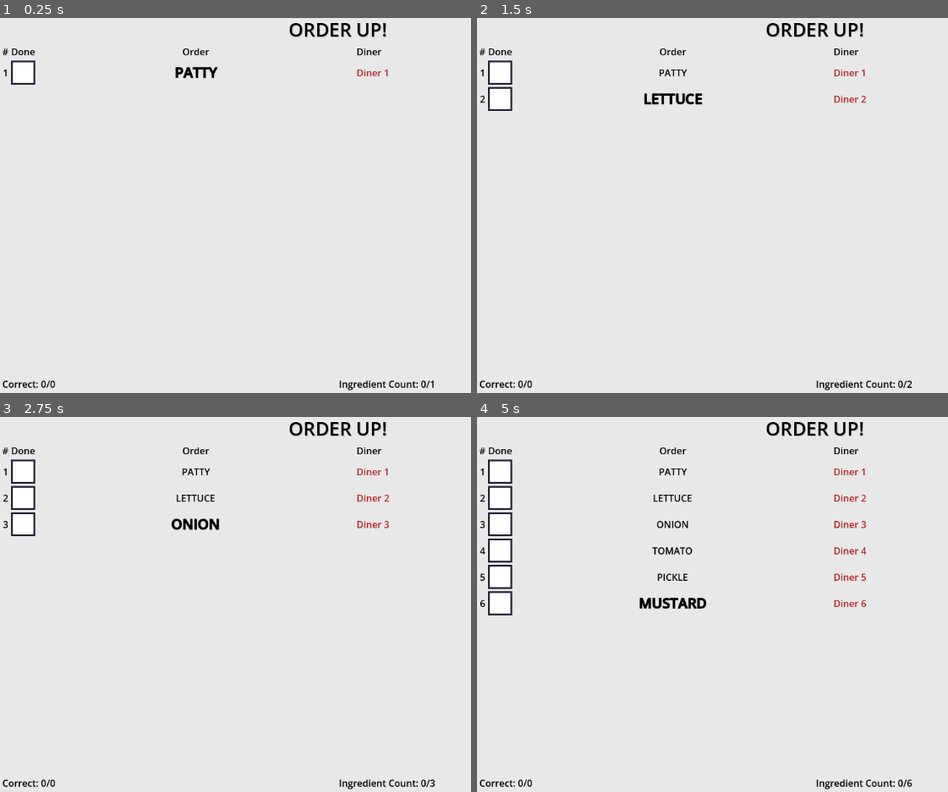
Above: before the commit, frames 1-4 (two rows, left to right).
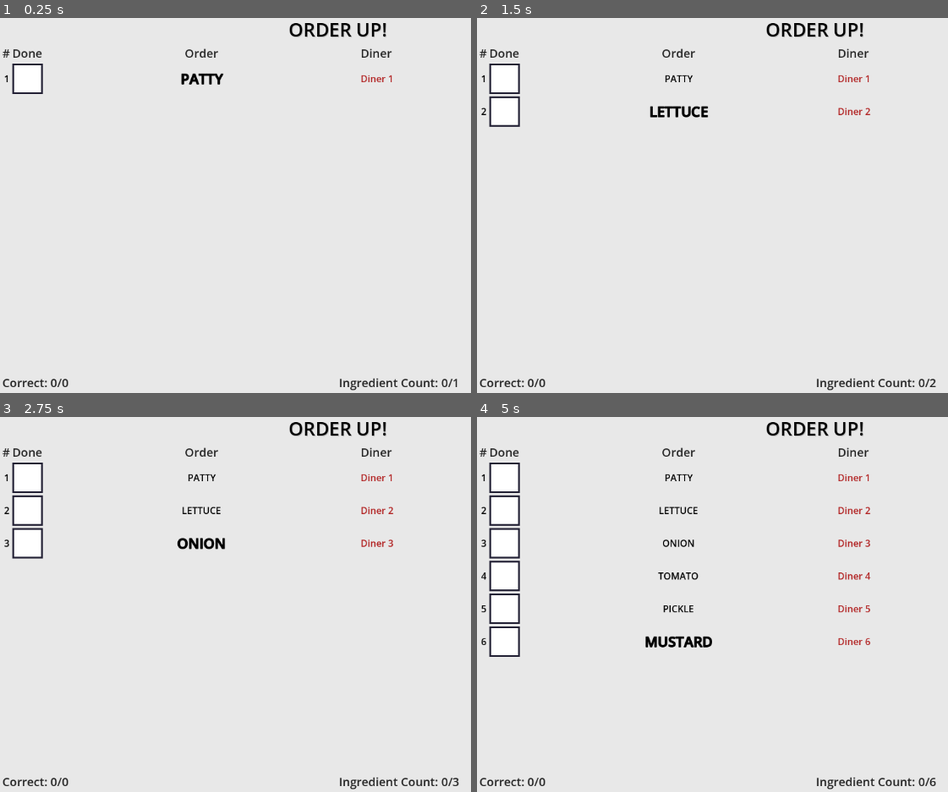
Above: after the commit, the same moments.

Repository: DanielChapin/Burgerception
Game: Godot game, scene res://test/order_up_ticket/TestOrderPushAndFinalize.tscn
The game is run twice, just before and just after one commit, with the same random seed, the same clock (stepped at 60 frames per second) and the same inputs. The project has no main scene, so this scene is started directly.
Inputs (mouse positions are in pixels of both pictures, inside the frame that each line leads up to):
- Up to frame 1 (0.25 s): no input
- Up to frame 2 (1.5 s): tap Enter at 0.5 s; move the mouse to (outside the picture) at 0.52 s; hold Shift 0.53-1.25 s; click (outside the picture) at 0.67 s; tap Space at 1.25 s; drag from (679, 220) to (783, 280) at 1.27 s
- Up to frame 3 (2.75 s): move the mouse to (405, 518) at 2.02 s; tap Ctrl at 2.1 s; click (405, 518) at 2.17 s
- Up to frame 4 (5 s): tap Enter at 2.75, 4.25 s; drag from (783, 679) to (613, 544) at 2.77 s; tap Space at 3.5 s; move the mouse to (outside the picture) at 3.52 s; tap Alt at 3.6 s; click (outside the picture) at 3.67 s; drag from (613, 544) to (712, 507) at 4.27 s

The runs differ from the first frame. In frame 1, 1.6% of the frame differs, in the area x 0-98%, y 8-100%; in frame 2, 2.3%; in frame 3, 2.9%; in frame 4, 4.7%.

Commit message:
Simple twitch integrated order up demo

Diff:
--- a/app/model/diner.gd
+++ b/app/model/diner.gd
@@ -1,10 +1,10 @@
 class_name Diner
 
-var user_id: int
+var user_id: String
 var user_name: String
 var user_color: Color
 
-func _init(_user_id: int, _user_name: String, _user_color: Color) -> void:
+func _init(_user_id: String, _user_name: String, _user_color: Color) -> void:
 	user_id = _user_id
 	user_name = _user_name
 	user_color = _user_color
--- a/app/model/ingredient.gd
+++ b/app/model/ingredient.gd
@@ -13,28 +13,33 @@
 	KETCHUP,
 }
 
+const READABLE_NAME: Dictionary[Kind, String] = {
+	Kind.PATTY: &"Patty",
+	Kind.LETTUCE: &"Lettuce",
+	Kind.ONION: &"Onion",
+	Kind.TOMATO: &"Tomato",
+	Kind.PICKLE: &"Pickle",
+	Kind.MUSTARD: &"Mustard",
+	Kind.BACON: &"Bacon",
+	Kind.SECRET_SAUCE: &"Secret Sauce",
+	Kind.CHEESE: &"Cheese",
+	Kind.KETCHUP: &"Ketchup",
+}
+
+static func make_readable_key(val: String) -> String:
+	return val.remove_chars(" \t").to_lower()
+
+static var FROM_READABLE_NAME: Dictionary = (func():
+	var inv = {}
+	for kind in READABLE_NAME.keys():
+		var name = READABLE_NAME[kind]
+		var name_simpl = make_readable_key(name)
+		inv[name_simpl] = kind
+	return inv
+	).call()
+
 static func readable_name(kind: Kind) -> StringName:
-	match kind:
-		Kind.PATTY:
-			return &"Patty"
-		Kind.LETTUCE:
-			return &"Lettuce"
-		Kind.ONION:
-			return &"Onion"
-		Kind.TOMATO:
-			return &"Tomato"
-		Kind.PICKLE:
-			return &"Pickle"
-		Kind.MUSTARD:
-			return &"Mustard"
-		Kind.BACON:
-			return &"Bacon"
-		Kind.SECRET_SAUCE:
-			return &"Secret Sauce"
-		Kind.CHEESE:
-			return &"Cheese"
-		Kind.KETCHUP:
-			return &"Ketchup"
-		_:
-			printerr("UNKNOWN Ingredient.Kind:", kind)
-			return &"???"
+	return READABLE_NAME.get(kind)
+
+static func from_readable(val: String) -> Variant:
+	return FROM_READABLE_NAME.get(make_readable_key(val))
--- /dev/null
+++ b/app/scenes/twitch/IngredientCommandHandler.tscn
@@ -0,0 +1,11 @@
+[gd_scene format=3 uid="uid://cr40mc8n5qal3"]
+
+[ext_resource type="Script" uid="uid://p3mqgwa0s11y" path="res://scenes/twitch/ingredient_command_handler.gd" id="1_bvlkp"]
+
+[node name="IngredientCommandHandler" type="Node" unique_id=284005286]
+script = ExtResource("1_bvlkp")
+regex_to_listen = "^YEP (.+)$"
+case_insensitive = false
+metadata/_custom_type_script = "uid://b374x1qdwge7q"
+
+[connection signal="command_received" from="." to="." method="_on_command_received"]
--- /dev/null
+++ b/app/scenes/twitch/ingredient_command_handler.gd
@@ -0,0 +1,21 @@
+@tool
+class_name IngredientCommandHandler
+extends TwitchCommandRegex
+
+signal _on_user_order_received(entry: OrderEntry)
+
+func _ready():
+	print(eventsub)
+
+# TODO: This needs to use the game settings for prefixing when implemented.
+
+func _on_command_received(_from_username: String, info: TwitchCommandInfo, args: PackedStringArray) -> void:
+	var user_input := args.get(1)
+	var ingredient = Ingredient.from_readable(user_input)
+
+	if ingredient != null and info.original_message is TwitchChatMessage:
+		var message: TwitchChatMessage = info.original_message
+		var diner := Diner.new(info.user_id, message.chatter_user_name, message.color)
+		var entry := OrderEntry.new(ingredient, diner)
+
+		_on_user_order_received.emit(entry)
--- a/app/scenes/ui/OrderUpTicket/IngredientLabel.tscn
+++ b/app/scenes/ui/OrderUpTicket/IngredientLabel.tscn
@@ -5,5 +5,6 @@
 [node name="IngredientLabel" type="Label" unique_id=389377557]
 theme_override_colors/font_color = Color(0, 0, 0, 1)
 horizontal_alignment = 1
+text_overrun_behavior = 1
 uppercase = true
 script = ExtResource("1_r6w4g")
--- a/app/scenes/ui/OrderUpTicket/ticket_header_settings.tres
+++ b/app/scenes/ui/OrderUpTicket/ticket_header_settings.tres
@@ -2,5 +2,6 @@
 
 [resource]
 line_spacing = 0.0
-font_color = Color(0, 0, 0, 1)
+font_size = 20
+font_color = Color(0.13682577, 0.13682574, 0.13682571, 1)
 outline_color = Color(0, 0, 0, 1)
--- /dev/null
+++ b/app/test/integration/ChatOrderUp/ChatOrderUpTest.tscn
@@ -0,0 +1,71 @@
+[gd_scene format=3 uid="uid://cbjoiygcewbtl"]
+
+[ext_resource type="Script" uid="uid://cbr250gwd78be" path="res://test/integration/ChatOrderUp/chat_order_up_test.gd" id="1_4qj5q"]
+[ext_resource type="PackedScene" uid="uid://mrvnk7f0k7mp" path="res://scenes/ui/OrderUpTicket/OrderUpTicket.tscn" id="2_sdigy"]
+[ext_resource type="PackedScene" uid="uid://1hc5l4pos2og" path="res://scenes/twitch/TwitchWrapper.tscn" id="3_dtjj1"]
+[ext_resource type="PackedScene" uid="uid://cr40mc8n5qal3" path="res://scenes/twitch/IngredientCommandHandler.tscn" id="4_3tlai"]
+[ext_resource type="Script" uid="uid://blmhj3j00yk45" path="res://addons/twitcher/eventsub/twitch_eventsub.gd" id="4_63sog"]
+[ext_resource type="Script" uid="uid://dcq1bvfrqimqq" path="res://addons/twitcher/chat/twitch_chat.gd" id="5_sdigy"]
+[ext_resource type="Script" uid="uid://cw30cwveway65" path="res://addons/twitcher/generated/twitch_api.gd" id="5_uib1p"]
+[ext_resource type="Resource" uid="uid://dik3ngniojkam" path="res://twitch_oauth_token.tres" id="6_77pqu"]
+[ext_resource type="Resource" uid="uid://d0cdc1wyankdb" path="res://twitch_oauth_setting.tres" id="7_dnrqv"]
+[ext_resource type="Script" uid="uid://iv0mgv0lu8b0" path="res://addons/twitcher/auth/twitch_auth.gd" id="8_dc2yy"]
+[ext_resource type="Resource" uid="uid://bboxhfs3gfklb" path="res://oauth_scopes.tres" id="9_fmoo5"]
+[ext_resource type="Script" uid="uid://bf0wi70haua35" path="res://addons/twitcher/lib/oOuch/oauth.gd" id="10_1it53"]
+[ext_resource type="Script" uid="uid://blnbogtrshw4r" path="res://addons/twitcher/auth/twitch_token_handler.gd" id="11_rlcd1"]
+
+[node name="ChatOrderUpTest" type="Control" unique_id=2027061737]
+layout_mode = 3
+anchors_preset = 15
+anchor_right = 1.0
+anchor_bottom = 1.0
+grow_horizontal = 2
+grow_vertical = 2
+script = ExtResource("1_4qj5q")
+
+[node name="OrderUpTicket" parent="." unique_id=822652159 instance=ExtResource("2_sdigy")]
+layout_mode = 1
+
+[node name="TwitchWrapper" parent="." unique_id=1744304500 instance=ExtResource("3_dtjj1")]
+
+[node name="TwitchEventsub" type="Node" parent="TwitchWrapper" unique_id=795230350 node_paths=PackedStringArray("api")]
+script = ExtResource("4_63sog")
+api = NodePath("../TwitchAPI")
+metadata/_custom_type_script = "uid://blmhj3j00yk45"
+
+[node name="TwitchAPI" type="Node" parent="TwitchWrapper" unique_id=1098443163]
+script = ExtResource("5_uib1p")
+token = ExtResource("6_77pqu")
+oauth_setting = ExtResource("7_dnrqv")
+metadata/_custom_type_script = "uid://cw30cwveway65"
+
+[node name="TwitchAuth" type="Node" parent="TwitchWrapper" unique_id=507247641]
+script = ExtResource("8_dc2yy")
+oauth_setting = ExtResource("7_dnrqv")
+token = ExtResource("6_77pqu")
+scopes = ExtResource("9_fmoo5")
+metadata/_custom_type_script = "uid://iv0mgv0lu8b0"
+
+[node name="OAuth" type="Node" parent="TwitchWrapper/TwitchAuth" unique_id=451684554 node_paths=PackedStringArray("token_handler")]
+script = ExtResource("10_1it53")
+oauth_setting = ExtResource("7_dnrqv")
+scopes = ExtResource("9_fmoo5")
+token_handler = NodePath("../TokenHandler")
+
+[node name="TokenHandler" type="Node" parent="TwitchWrapper/TwitchAuth" unique_id=132007452]
+script = ExtResource("11_rlcd1")
+oauth_setting = ExtResource("7_dnrqv")
+token = ExtResource("6_77pqu")
+
+[node name="TwitchChat" type="Node" parent="TwitchWrapper" unique_id=745944996 node_paths=PackedStringArray("eventsub", "api")]
+script = ExtResource("5_sdigy")
+eventsub = NodePath("../TwitchEventsub")
+api = NodePath("../TwitchAPI")
+subscribe_on_ready = false
+metadata/_custom_type_script = "uid://dcq1bvfrqimqq"
+
+[node name="IngredientCommandHandler" parent="TwitchWrapper/TwitchChat" unique_id=1394219425 node_paths=PackedStringArray("eventsub") instance=ExtResource("4_3tlai")]
+eventsub = NodePath("../../TwitchEventsub")
+
+[connection signal="message_received" from="TwitchWrapper/TwitchChat" to="." method="_on_twitch_chat_message_received"]
+[connection signal="_on_user_order_received" from="TwitchWrapper/TwitchChat/IngredientCommandHandler" to="." method="_on_user_order_received"]
--- /dev/null
+++ b/app/test/integration/ChatOrderUp/chat_order_up_test.gd
@@ -0,0 +1,28 @@
+extends Control
+
+@onready var twitch = $TwitchWrapper
+@onready var twitch_chat = $TwitchWrapper/TwitchChat
+
+var status: OrderStatus:
+	set(val):
+		$OrderUpTicket.status = val
+		status = val
+
+func _ready():
+	await twitch.setup()
+	var user: TwitchUser = await twitch.get_current_user()
+	print("Signed in as ", user.display_name)
+	twitch_chat.broadcaster_user = user
+	twitch_chat.subscribe()
+	print("Subscribed to twitch chat")
+
+	status = OrderStatus.new(Order.new())
+
+func _on_user_order_received(entry: OrderEntry) -> void:
+	if status:
+		status.order.push_entry(entry)
+
+	print("[COMMAND] %s ordered %s" % [entry.diner.user_name, Ingredient.readable_name(entry.ingredient)])
+
+func _on_twitch_chat_message_received(message: TwitchChatMessage) -> void:
+	print(message.chatter_user_name, ": ", message.message.text)
--- a/app/test/order_up_ticket/test_order_push_and_finalize.gd
+++ b/app/test/order_up_ticket/test_order_push_and_finalize.gd
@@ -15,7 +15,7 @@
 	var ingredients = Ingredient.Kind.values()
 	ingredients.append_array(ingredients)
 	for i in range(len(ingredients)):
-		var entry = OrderEntry.new(ingredients[i], Diner.new(0, "Diner {0}".format([i + 1]), Color.FIREBRICK))
+		var entry = OrderEntry.new(ingredients[i], Diner.new("TEST", "Diner {0}".format([i + 1]), Color.FIREBRICK))
 		print("Pushing {0} from {1}".format([Ingredient.readable_name(entry.ingredient), entry.diner.user_name]))
 		order.push_entry(entry)
 		await get_tree().create_timer(1.0).timeout
--- a/app/test/unit/test_ingredient.gd
+++ b/app/test/unit/test_ingredient.gd
@@ -5,4 +5,15 @@
 
 func test_readable_names():
 	for kind in Ingredient.Kind.values():
-		assert_ne(Ingredient.readable_name(kind), "???", "All ingredients should have a readable name")
+		assert_not_null(Ingredient.readable_name(kind), "All ingredients should have a readable name")
+
+func test_conversions():
+	for kind in Ingredient.Kind.values():
+		var readable = Ingredient.readable_name(kind)
+		var from_readable = Ingredient.from_readable(readable)
+		assert_eq(kind, from_readable, "Readable conversion should match")
+
+	for kind in Ingredient.Kind.values():
+		var readable_caps = ("    " + Ingredient.readable_name(kind)).to_upper()
+		var from_readable = Ingredient.from_readable(readable_caps)
+		assert_eq(kind, from_readable, "Readable conversion is case and whitespace insensitive")
Not shown, added: app/scenes/twitch/ingredient_command_handler.gd.uid
Not shown, added: app/test/integration/ChatOrderUp/chat_order_up_test.gd.uid
